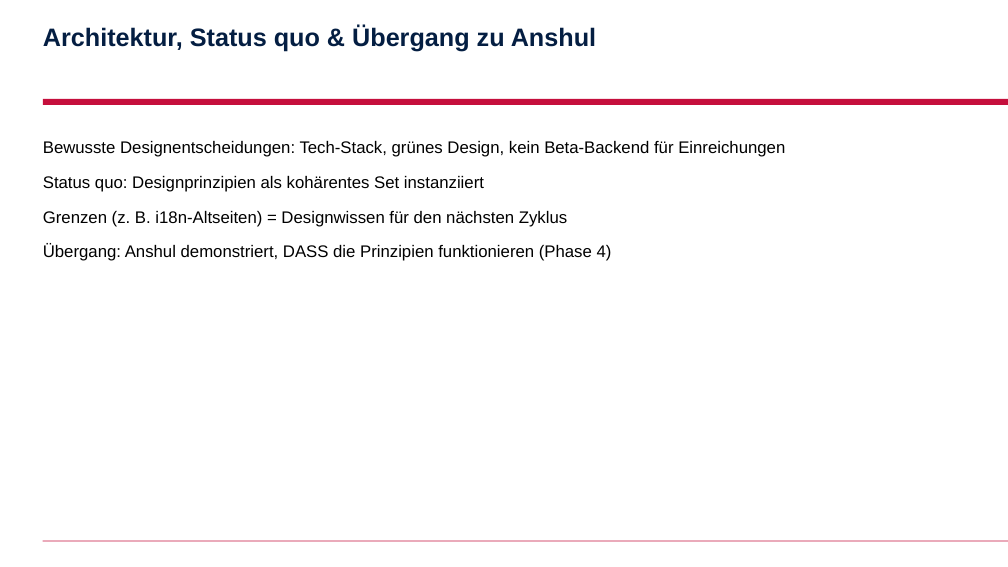
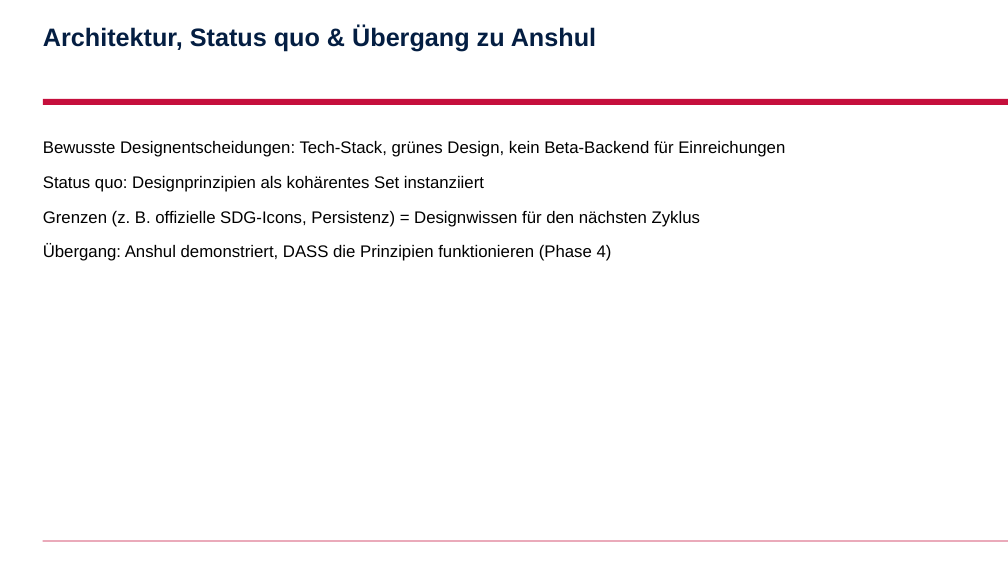
Before and after one commit to AnshulAgrawal7/zoe-sustainability-platform, a slide deck: slide 9 of docs/slides/marieclaire.pptx. Drawn at 1008x567 pixels with LibreOffice and Linux fonts; fonts in the diff are those of the drawing; background and template pictures are left out. Boxes give left, top, right and bottom in pixels: in the first picture for what was removed or moved away, otherwise in the second. Text is boxed around its words. In the diff, an @@ line names an element or a change of style, - is before the commit and + after.

Commit message:
docs: mark i18n gap resolved + document DeepL auto-translation everywhere
Glatt ziehen after Iteration 8: update MATRIX (TP4 now done), QUALITY_GATE (A7 ✅),
DEVLOG (+Iteration 8), handover, _SUMMARY, both STATUS, both reports (.tex+.pdf),
both slide decks (.md+.pptx) — i18n is now fully durchgängig (all 7 pages
EN/EL/DE) + flag switcher + DeepL auto-translate. New docs: api.md POST
/admin/translate, architecture (route + i18n/DeepL), README feature + env.

```diff
--- a/docs/slides/marieclaire.pptx
+++ b/docs/slides/marieclaire.pptx
@@ text at (43,211,700,227): text changed @@
-Grenzen (z. B. i18n-Altseiten) = Designwissen für den nächsten Zyklus
+Grenzen (z. B. offizielle SDG-Icons, Persistenz) = Designwissen für den nächsten Zyklus
```
Also in this commit, not shown: 17 other files.
